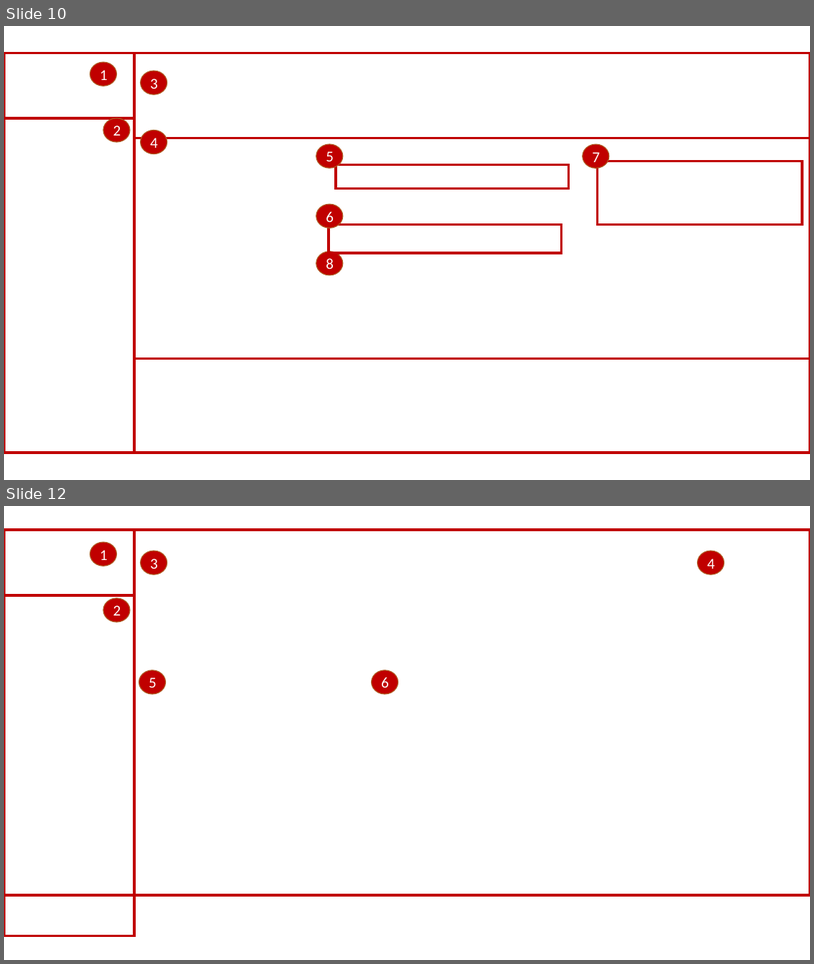
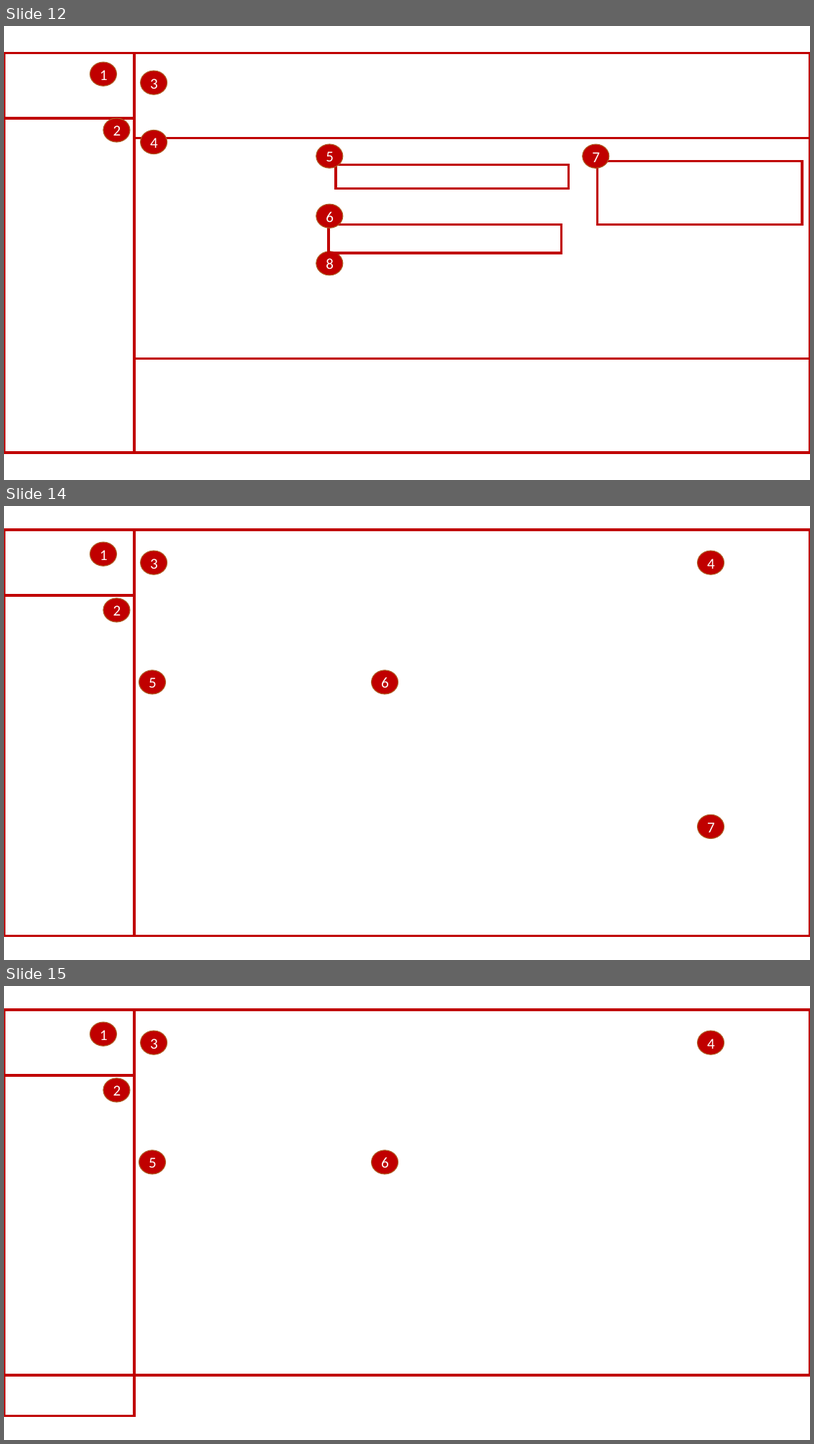
Before and after one commit to LozynskiW/VideoDocumentationProject, a slide deck: docs/instrukcja.pptx. Shown one above the other, each under a label of ours: slides 10 and 12 before the commit, slides 12, 14 and 15 after it; the slides between them are not shown. The pictures are 814x964 and 814x1444 pixels, drawn with LibreOffice and Linux fonts; fonts in the diff are those of the drawing; background and template pictures are left out. Boxes give left, top, right and bottom in pixels: in the first picture for what was removed or moved away, otherwise in the second. Text is boxed around its words. In the diff, an @@ line names an element or a change of style, - is before the commit and + after.

```diff
--- a/docs/instrukcja.pptx
+++ b/docs/instrukcja.pptx
@@ slide 14 added at box(4, 506, 810, 960), background picture (left out) @@
@@ rectangle added at box(4, 530, 134, 595), outline #C00000 3 pt @@
@@ rectangle added at box(4, 530, 810, 936), outline #C00000 3 pt @@
@@ rectangle added at box(4, 530, 134, 936), outline #C00000 3 pt @@
@@ ellipse added at box(90, 542, 116, 566), fill #C00000, outline #AF5C24 1 pt, 18 pt, text #FFFFFF @@
+1
@@ ellipse added at box(141, 551, 167, 574), fill #C00000, outline #AF5C24 1 pt, 18 pt, text #FFFFFF @@
+3
@@ ellipse added at box(698, 551, 725, 574), fill #C00000, outline #AF5C24 1 pt, 18 pt, text #FFFFFF @@
+4
@@ ellipse added at box(103, 598, 130, 621), fill #C00000, outline #AF5C24 1 pt, 18 pt, text #FFFFFF @@
+2
@@ ellipse added at box(139, 670, 165, 693), fill #C00000, outline #AF5C24 1 pt, 18 pt, text #FFFFFF @@
+5
@@ ellipse added at box(372, 670, 399, 693), fill #C00000, outline #AF5C24 1 pt, 18 pt, text #FFFFFF @@
+6
@@ ellipse added at box(698, 815, 725, 838), fill #C00000, outline #AF5C24 1 pt, 18 pt, text #FFFFFF @@
+7
@@ what was slide 10 is now slide 12 @@
@@ what was slide 12 is now slide 15 @@
```
Also in this commit, not shown: 1 slide changed, 2 other slides added, 10 other files.
